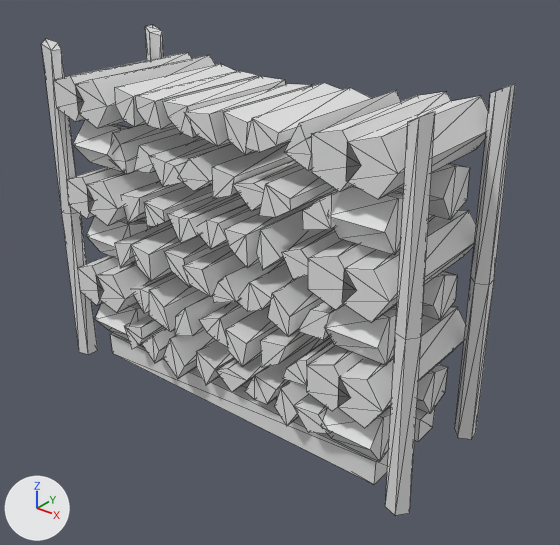
The glTF model art/kit/buildings/building.woodpile/building.woodpile.3.glb, before and after one commit.
One viewpoint serves both versions: a camera (50 mm lens) standing at (1.385, -1.63, 1.455) and looking at (0.078, 0.004, 0.442). The lights are fixed; the arrows at lower left show +X, +Y and +Z. The older version comes first. Mesh edges are drawn as thin lines. Vertices at exactly the same position are counted once.

Objects in the first picture: 'woodpile'.
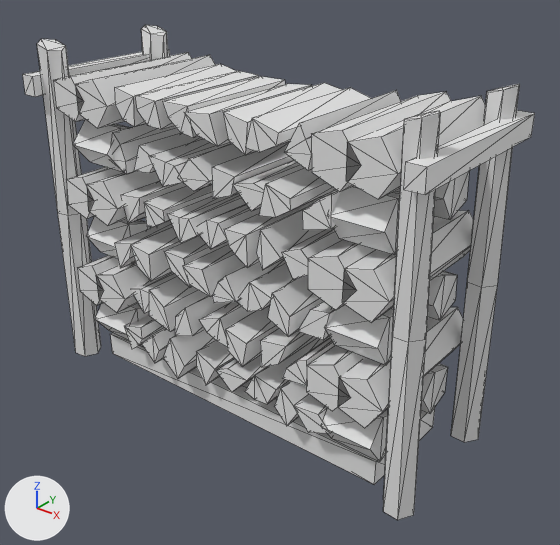
Boxes [x1, y1, x2, y2] around the edits, measured in the pictures (560 x 545 px; the box of a moved part takes in the faces that stretch with it):
```json
{"object": "woodpile", "change": "reshaped", "before": [41, 25, 515, 515], "after": [23, 25, 535, 520], "on screen": "8% wider"}
{"part": 1, "of": "me_woodpile", "change": "added", "after": [23, 50, 170, 97]}
{"part": 2, "of": "me_woodpile", "change": "added", "after": [404, 110, 535, 195]}
{"part": 3, "of": "me_woodpile", "change": "rebuilt", "before": [455, 84, 515, 439], "after": [451, 84, 520, 442], "on screen": "15% wider"}
{"part": 4, "of": "me_woodpile", "change": "rebuilt", "before": [385, 112, 435, 515], "after": [383, 111, 441, 520], "on screen": "16% wider"}
{"part": 5, "of": "me_woodpile", "change": "moved or reshaped", "before": [41, 25, 164, 354], "after": [37, 25, 168, 356]}
```

Edits to the scene script, one JSON object a line:
```json
{"block": "me_woodpile", "where": "# used by ob_woodpile; location = (0.0, 0.0, 0.0)"}
{"op": "remove", "block": "me_woodpile", "code": "me_woodpile.from_pydata(...)  # 716 vertices, 1120 faces; spans x -0.673..0.675, y -0.241..0.243, z 0.0..1.074"}
{"op": "add", "block": "me_woodpile", "code": "me_woodpile.from_pydata(...)  # 744 vertices, 1164 faces; spans x -0.69..0.688, y -0.279..0.278, z 0.0..1.073"}
{"block": "me_woodpile", "change": "me_woodpile part 1: a new loose piece, a box spanning x -0.68..-0.63, y -0.278..0.278, z 0.917..0.977, in mat_palette (white #e7e7e7)"}
{"block": "me_woodpile", "change": "me_woodpile part 2: a new loose piece, a box spanning x 0.632..0.682, y -0.279..0.265, z 0.908..0.968, in mat_palette (white #e7e7e7)"}
{"block": "me_woodpile", "change": "me_woodpile part 3: the loose piece of 15 vertices spanning x 0.591..0.664, y 0.166..0.229, z 0.0..1.046 is rebuilt with 18 vertices and now spans x 0.578..0.679, y 0.154..0.239, z 0.0..1.047"}
{"block": "me_woodpile", "change": "me_woodpile part 4: the loose piece of 15 vertices spanning x 0.599..0.675, y -0.237..-0.17, z 0.0..1.06 is rebuilt with 18 vertices and now spans x 0.583..0.688, y -0.246..-0.159, z 0.0..1.06"}
{"block": "me_woodpile", "change": "me_woodpile part 5"}
{"block": "me_woodpile", "change": "11 vertices are removed from x -0.664..-0.595, y -0.235..0.234, z 0.0..1.074"}
{"block": "me_woodpile", "change": "46 faces are deleted"}
{"block": "me_woodpile", "change": "19 vertices move from x -0.673..-0.592, y -0.232..0.237, z 0.0..1.047 to x -0.67..-0.58, y -0.246..0.243, z 0.0..1.065"}
{"block": "me_woodpile", "change": "17 vertices are added at x -0.69..-0.577, y -0.242..0.246, z 0.0..1.073"}
{"block": "me_woodpile", "change": "56 new faces join them"}
```
